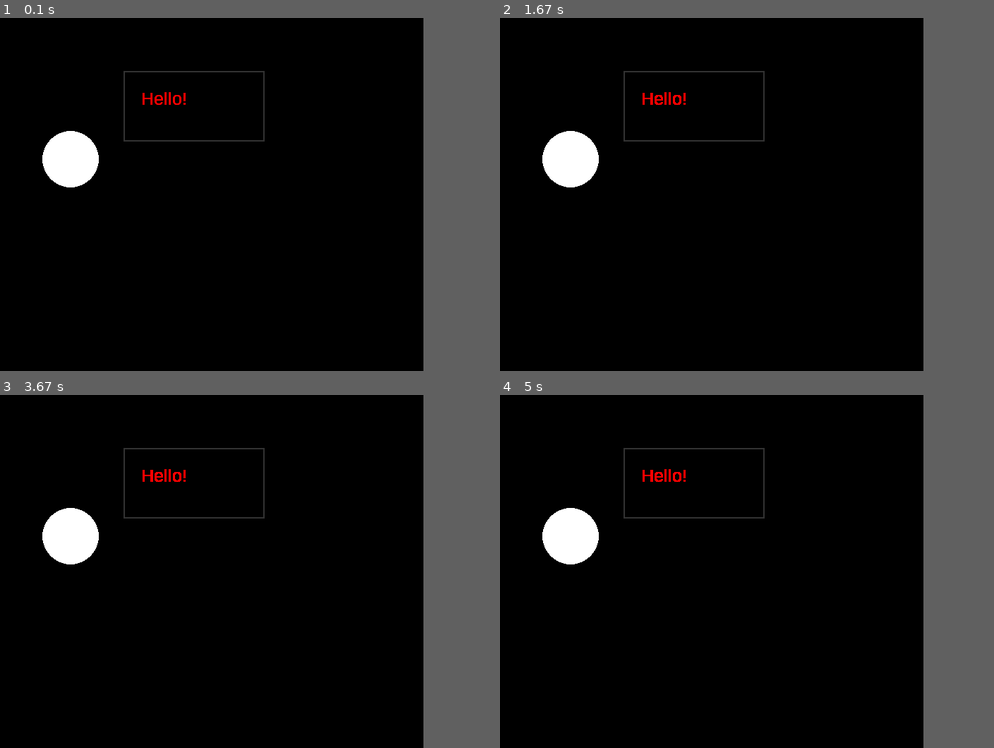
Above: before the commit, frames 1-4 (two rows, left to right).
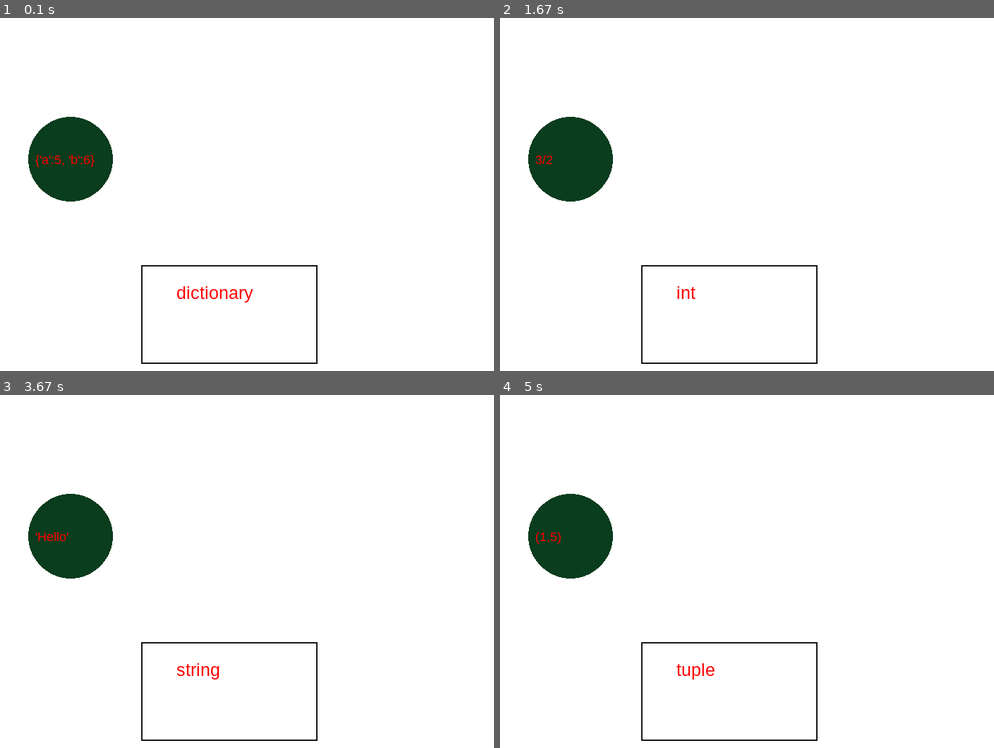
Above: after the commit, the same moments.

Repository: lagrassa/pyventure
Game: pygame game, started from LearnPython/data_types.py
Two runs of this game, one before a commit and one after it. Both use one fixed random seed, a clock stepped at 60 frames per second and the inputs below. The source is Python 2; it was converted automatically to run under Python 3.
Inputs (mouse positions are in pixels of both pictures, inside the frame that each line leads up to):
- Up to frame 1 (0.1 s): no input
- Up to frame 2 (1.67 s): click (747, 194) at 0.38 s; click (593, 141) at 0.72 s; click (569, 159) at 1.05 s, where only the run after the commit has a clickable "[Jess, Alex]"; click (569, 183) at 1.38 s
- Up to frame 3 (3.67 s): click (93, 525) at 3.55 s
- Up to frame 4 (5 s): click (603, 550) at 4.22 s
In our replay, the window is 600x500 before the commit and 700x500 after it. These sizes can differ from the game's own. Grey fills any space a smaller window leaves; there, only what the larger window draws over its background counts as a difference.

The runs differ from the first frame. In frame 1, 86% of the frame differs, in the area x 0-86%, y 0-100%; in frame 2, 86%; in frame 3, 86%; in frame 4, 86%.

Commit message:
functioning game with one bubble

Diff:
--- a/LearnPython/data_types.py
+++ b/LearnPython/data_types.py
@@ -1,26 +1,72 @@
 import pygame
 pygame.init()
-screen = pygame.display.set_mode((600, 500), 0, 32)
+screen_height = 700
+screen_width = 500
+
+font = pygame.font.SysFont('Arial', 25)
+small_font = pygame.font.SysFont('Arial',18)
+screen = pygame.display.set_mode((screen_height, screen_width), 0, 32)
+screen.fill((255,255,255))
 mainClock = pygame.time.Clock()
 class Bubble():
+    def __init__(self):
+        self.examples = ["{'a':5, 'b':6}","[Jess, Alex]","3.0/2","3/2","'Hello'", "(1,5)"]
+        self.example_data_types = ["dictionary","list","float","int","string","tuple"]
+        self.current_example_index = 0
+        self.current_example = self.examples[0]
+        self.radius = 60
     def draw_bubble(self):
-        circleRect = pygame.draw.circle(screen, (255, 255, 255), (100, 200), 40)
-
+        circleRect = pygame.draw.circle(screen, (10, 60, 30), (100, 200), 60)
+    def change_displayed_data(self):
+        self.current_example_index +=1
+        self.current_example = self.examples[self.current_example_index]
+    def addText(self):
+        screen.blit(small_font.render(self.current_example, True, (255,0,0)), (50,190))
+    def is_in_range(self,(x,y)):
+        print "x", x
+        x_circle= 100
+        y_circle= 200
+        if ((x-x_circle)**2+(y-y_circle)**2)**0.5 < 60:
+            return True
+        return False
+    def is_correct(self, data_displayer):
+        bubble_type = self.example_data_types[self.current_example_index]
+        correct_type = data_displayer.current_data_type
+        if bubble_type == correct_type:
+            return True
+        return False
 class Data_Displayer():
     def __init__(self):
-        self.font = pygame.font.SysFont('Arial', 25)
-        pygame.display.set_caption('Box Test')
+        pygame.display.set_caption('Data Types')
         pygame.display.update()
+        self.data_types= ["dictionary", "list", "float", "int", "string", "tuple"]
+        self.current_data_type_index = 0
+        self.current_data_type = "dictionary"
     def draw_self(self):
-        self.rect = pygame.draw.rect(screen, (50,50,50), (175, 75, 200, 100), 2)
+        self.rect = pygame.draw.rect(screen, (25,25,25), (200, 350, screen_width/2.0, screen_height/5.0), 2)
     def addText(self):
-        screen.blit(self.font.render('Hello!', True, (255,0,0)), (200, 100))
+        screen.blit(font.render(self.current_data_type, True, (255,0,0)), (250, 375))
+
         pygame.display.update()
+    def change(self):
+        self.current_data_type_index+=1
+        self.current_data_type = self.data_types[self.current_data_type_index]
+
 b = Bubble()
 d= Data_Displayer()
 while True:
+    for event in pygame.event.get():
+        if event.type == pygame.MOUSEBUTTONDOWN:
+            position = pygame.mouse.get_pos()
+            if b.is_in_range(position):
+                if b.is_correct(d):
+                    d.change()
+                    b.change_displayed_data()
+
+    screen.fill((255,255,255))
     b.draw_bubble()
     d.draw_self()
     d.addText()
+    b.addText()
     pygame.display.update()
     mainClock.tick(40)
